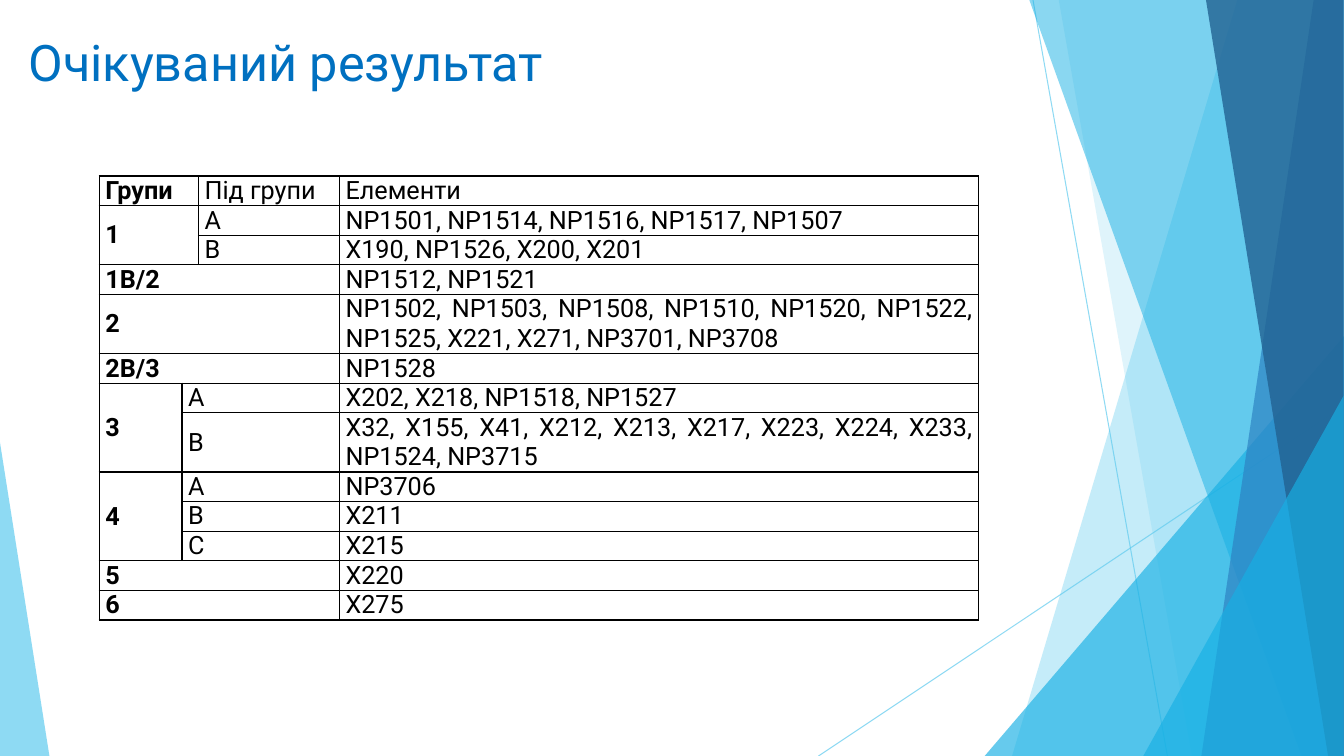
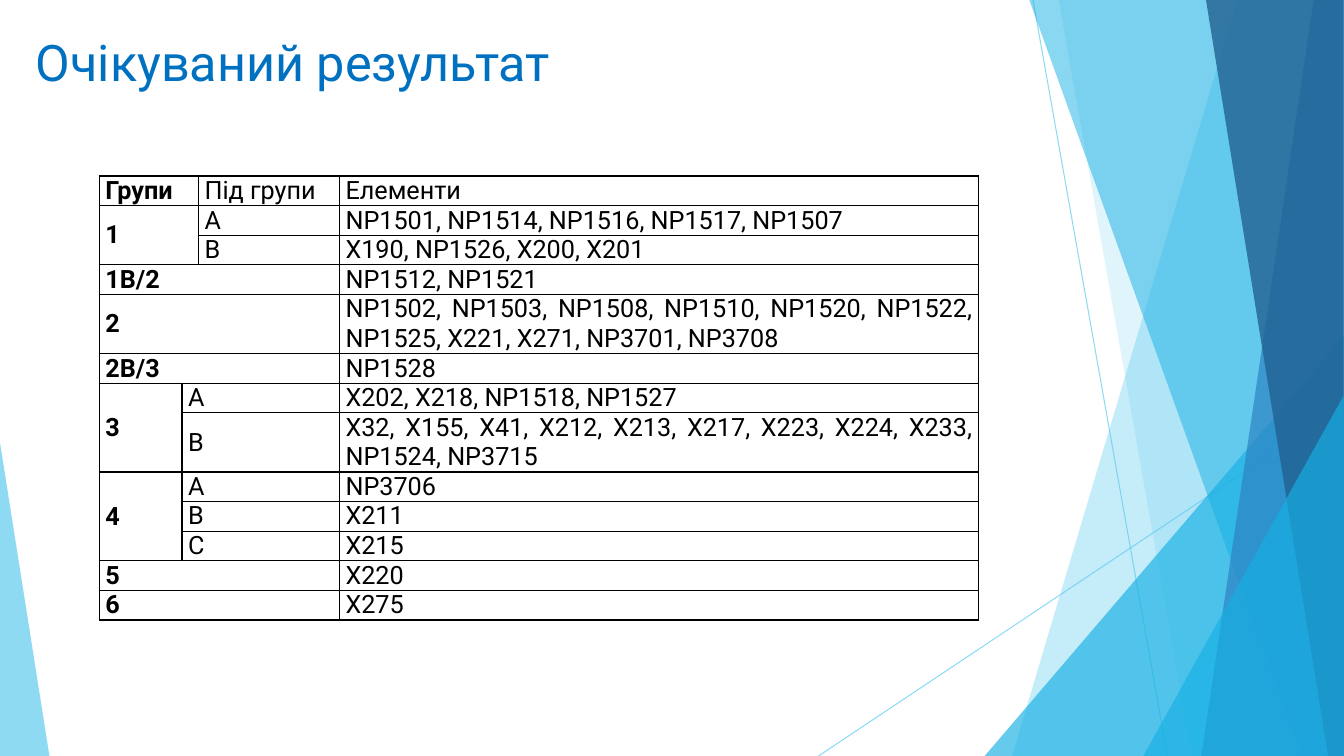
Before and after one commit to zelo2000/Xema, a slide deck: slide 7 of Documents/Зелінський_Олександр.pptx (slide 8 before the commit). Drawn at 1344x756 pixels with LibreOffice and Linux fonts; fonts in the diff are those of the drawing. Boxes give left, top, right and bottom in pixels: in the first picture for what was removed or moved away, otherwise in the second. Text is boxed around its words. In the diff, an @@ line names an element or a change of style, - is before the commit and + after.

```diff
--- a/Documents/Зелінський_Олександр.pptx
+++ b/Documents/Зелінський_Олександр.pptx
@@ text "Очікуваний результат" moved from (x1=29, y1=44, x2=543, y2=92) to (x1=36, y1=44, x2=550, y2=92) @@
```
Also in this commit, not shown: 10 other slides changed, 3 slides added, 2 slides removed, 5 other files.
